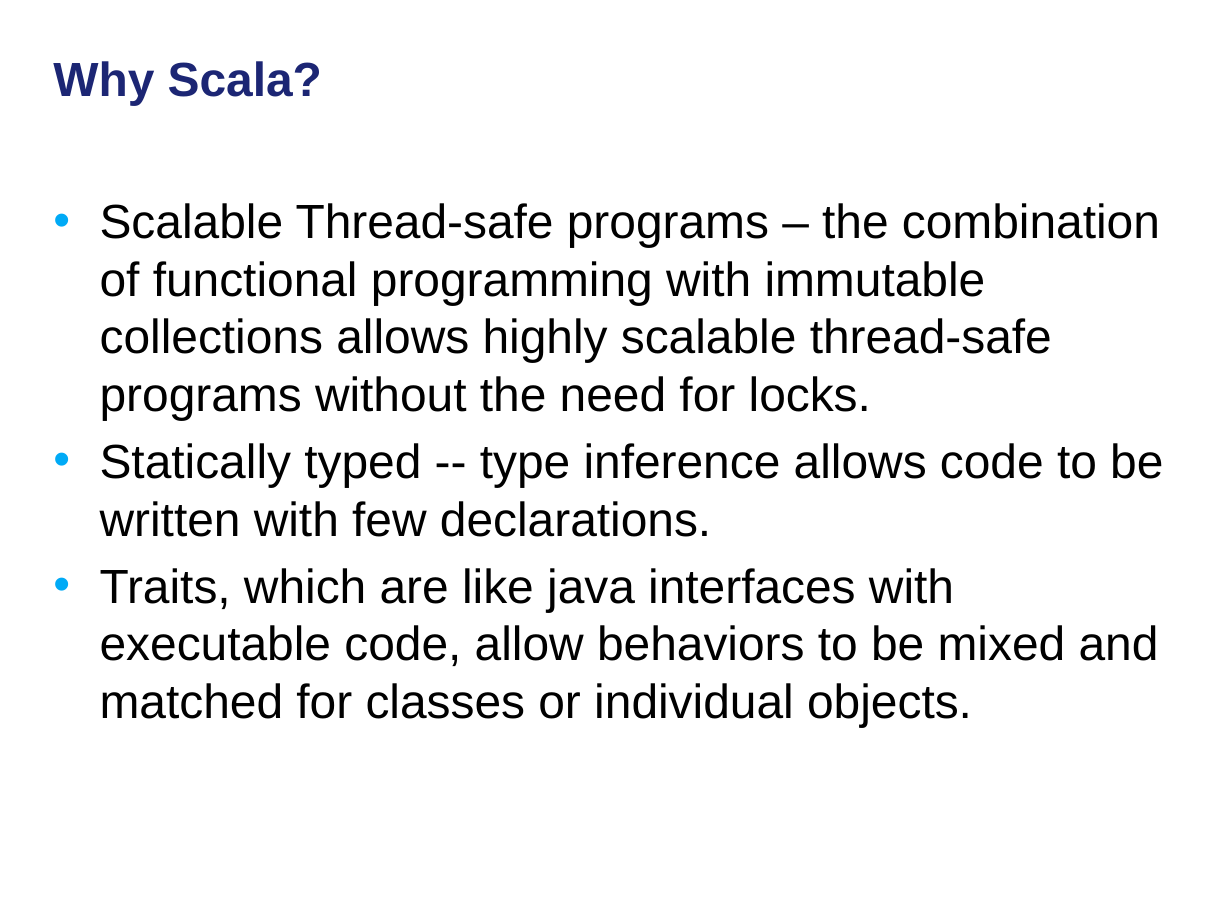
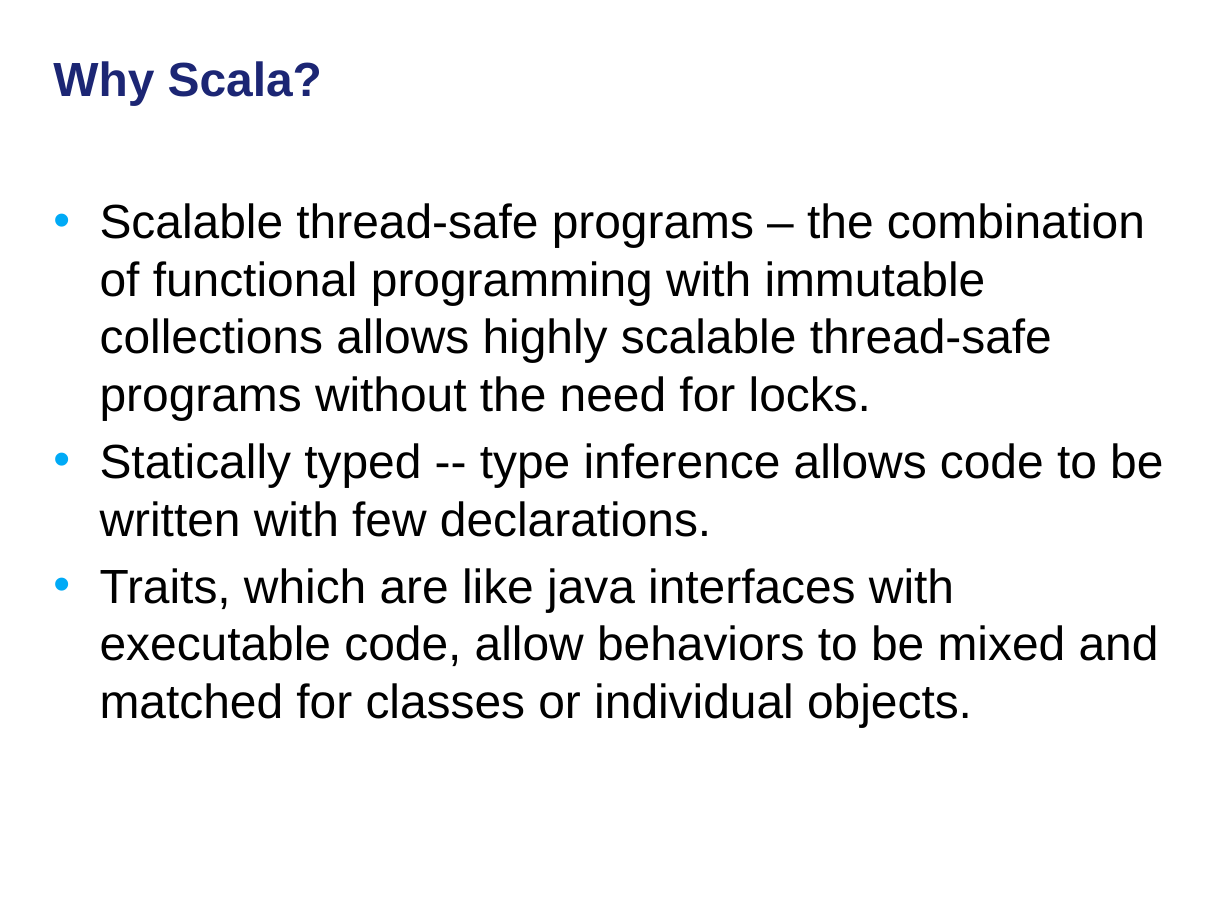
Before and after one commit to NCIP/cagrid-docs, a slide deck: slide 4 of general/meetings/UGM/2011-09_caGrid-on-Lift.pptx. Drawn at 1232x924 pixels with LibreOffice and Linux fonts; fonts in the diff are those of the drawing; background and template pictures are left out. Boxes give left, top, right and bottom in pixels: in the first picture for what was removed or moved away, otherwise in the second. Text is boxed around its words. In the diff, an @@ line names an element or a change of style, - is before the commit and + after.

```diff
--- a/general/meetings/UGM/2011-09_caGrid-on-Lift.pptx
+++ b/general/meetings/UGM/2011-09_caGrid-on-Lift.pptx
@@ text at [100, 203, 1145, 420]: text changed @@
-• Scalable Thread-safe programs – the combination of functional programming with immutable collections allows highly scalable thread-safe programs without the need for locks.
+• Scalable thread-safe programs – the combination of functional programming with immutable collections allows highly scalable thread-safe programs without the need for locks.
```
Also in this commit, not shown: 2 other slides changed.
